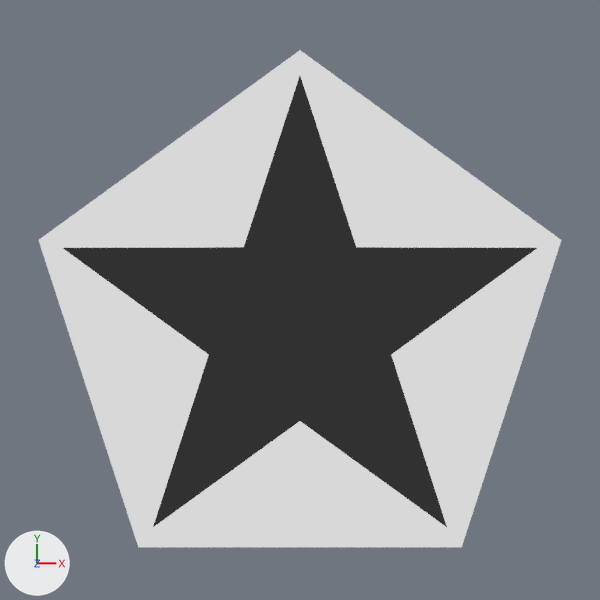
The Blender file blend/star2.blend as it was, and as the next commit left it.
The view is the same before and after, from the file's camera 'Camera'. Arrows for +X, +Y and +Z are at lower left; the lights stay in place. The same objects are shown in both versions, whatever each file hides.

Names of what the first picture shows: 'Band Stars', 'Band Stars.001'.
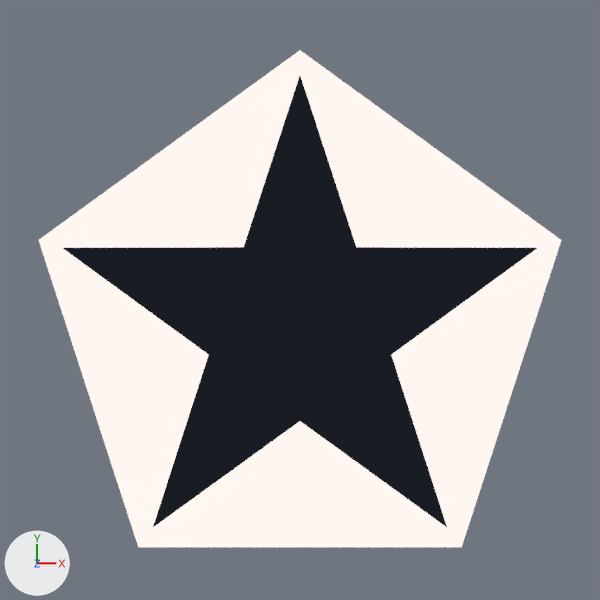
Boxes [x1, y1, x2, y2] around the edits, measured in the pictures (600 x 600 px):
```json
{"object": "Band Stars.001", "change": "recoloured", "before": [39, 50, 561, 547], "after": [39, 50, 561, 547]}
{"object": "Band Stars", "change": "recoloured", "before": [63, 77, 537, 527], "after": [63, 77, 537, 527]}
```

Scene script edits in JSON lines:
```json
{"block": "mat_0_1_selected_artist_001", "where": "n1 = _N.new('ShaderNodeBackground'); n1.name = 'Background'"}
{"op": "set", "path": "n1.inputs[0].default_value", "old": "(0.686, 0.686, 0.686, 1.0)", "new": "(0.998, 0.924, 0.881, 1.0)", "note": "'Color', light grey #d8d8d8 -> 'Color', white #fff6f1"}
{"block": "mat_0_1_selected_artist", "where": "n1 = _N.new('ShaderNodeBackground'); n1.name = 'Background'"}
{"op": "set", "path": "n1.inputs[0].default_value", "old": "(0.031, 0.031, 0.031, 1.0)", "new": "(0.00988, 0.0114, 0.0166, 1.0)", "note": "'Color', black #313131 -> 'Color', black #191c23"}
```
